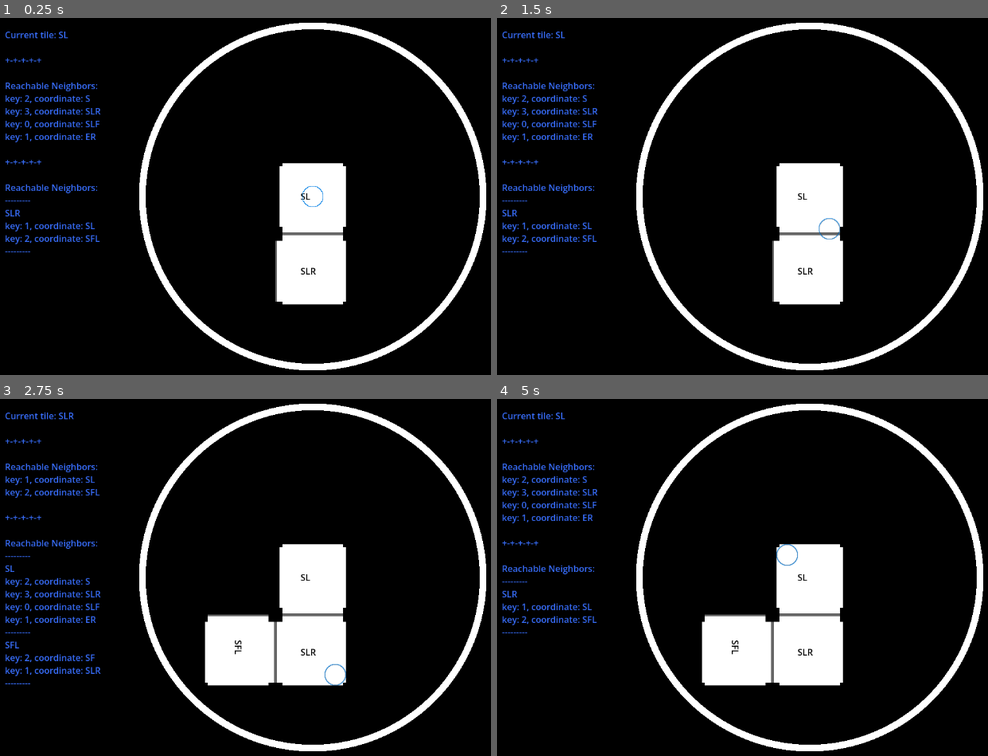
Above: before the commit, frames 1-4 (two rows, left to right).
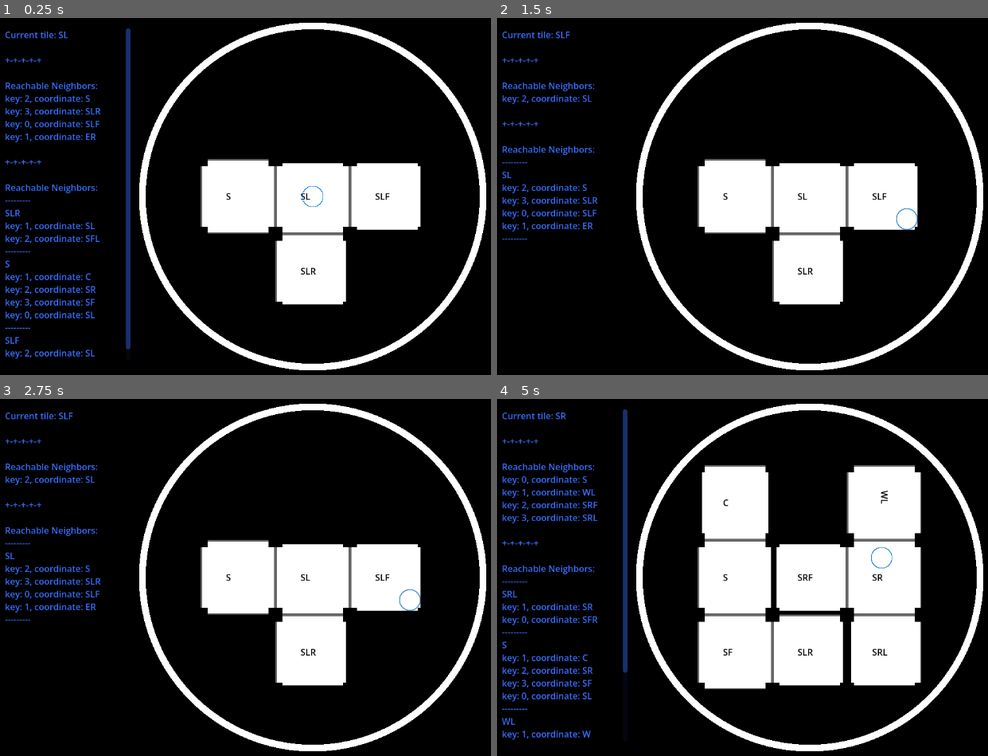
Above: after the commit, the same moments.

Repository: entityJY/hyperedi
Game: Godot game, scene res://hyperplane_dungeon/dungeon.tscn
Two runs of this game, one before a commit and one after it. Both use one fixed random seed, a clock stepped at 60 frames per second and the inputs below. The project has no main scene, so this scene is started directly.
Inputs:
- Up to frame 1 (0.25 s): no input
- Up to frame 2 (1.5 s): tap Enter at 0.5 s; hold D (right) 0.53-1.28 s; tap Space at 1.25 s; hold S (down) from 1.28 s (still down)
- Up to frame 3 (2.75 s): tap Enter at 2 s; release S (down) at 2.03 s; hold D (right) from 2.03 s (still down)
- Up to frame 4 (5 s): tap Space at 2.75 s; release D (right) at 2.78 s; hold W (up) 2.78-3.53 s; hold A (left) from 3.53 s (still down); tap Enter at 4.25 s

The runs differ from the first frame. In frame 1, 8.0% of the frame differs, in the area x 0-86%, y 2-96%; in frame 2, 7.9%; in frame 3, 11%; in frame 4, 18%, in the area x 0-87%, y 2-96%.

Commit message:
fix: fixed maze generation

Diff:
--- a/hyperplane_dungeon/dungeon.gd
+++ b/hyperplane_dungeon/dungeon.gd
@@ -56,11 +56,6 @@
 		var from_index = node.reachable_neighbors.find_key(tile.hyperplane_node)
 		var neighbor_tile = node.tile
 
-		print("index debug")
-		print(index)
-		print(from_index)
-		print("\n")
-
 		var final_rotation_int: int
 		match index - from_index:
 			-2: final_rotation_int = 0
@@ -75,7 +70,6 @@
 		var neighbor_tile_position: Vector2i
 
 		index = wrapi(index - int(tile.rotation * 2 / PI), 0, 4)
-		print("new index: ", index)
 
 		match index:
 			0: neighbor_tile_position = Vector2i(wrapi(tile.grid_position.x + 1, 0, 3), tile.grid_position.y)
@@ -113,9 +107,9 @@
 			node.explored = true
 		else:
 			explore_stack.pop_back()
-
-		if explore_stack.is_empty():
-			break
+			if explore_stack.is_empty():
+				break
+			node = explore_stack[-1]
 
 func initialize_level() -> void:
 	var hyperplane = HyperPlane.new(2)
